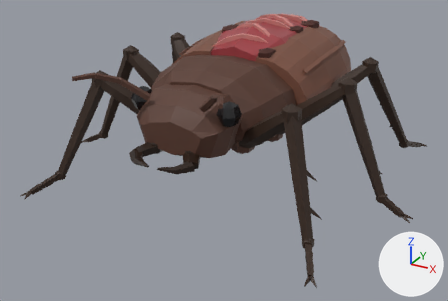
The glTF model Модели/Жуки/knitter.glb: old version first, new version second.
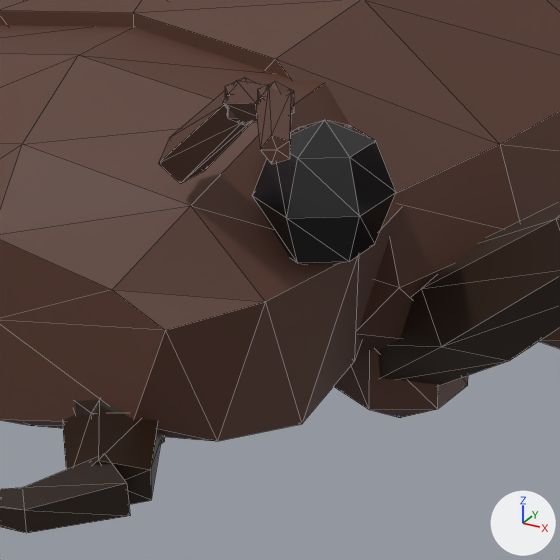
The first picture shows the older version from a 50 mm lens placed at (2.38, -4.54, 2.43), pointed at (-0.07, -0.08, 0.2). The close-ups show the older and then the newer version on the part from 38% to 60% of the width and 27% to 60% of the height of that picture. Only the edits that show in the close-ups are written down. Every picture has the same lights, and +X, +Y and +Z are marked at lower right. The close-ups show mesh edges as thin lines. Where no turn or scale is listed for an object, it has been applied to the vertices. Vertices at exactly the same position are counted once.

The first close-up shows 'AntSeg1002', 'AntSeg2002', 'AntSeg3002', 'EyeLeft001', 'Femur000', 'HeadBase001', 'MandibleBase002', 'MandibleTip002', 'ROOT_00', 'ThoraxCore' and 4 more.
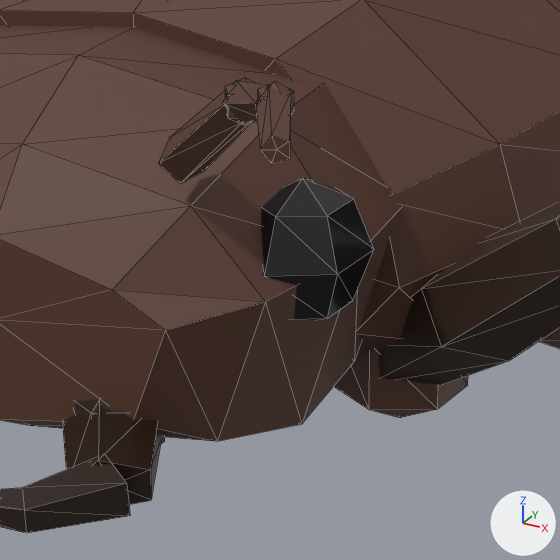
Changed parts and their boxes [x1, y1, x2, y2] in the close-ups (560 x 560 px):
```json
{"object": "EyeLeft001", "change": "moved", "before": [253, 120, 396, 265], "after": [261, 178, 374, 320]}
```

Edits to the scene script, one JSON object a line:
```json
{"block": "me_eyeleft001", "where": "# used by ob_eyeleft001; location = (0.0, 0.0, 0.0)"}
{"op": "remove", "block": "me_eyeleft001", "code": "me_eyeleft001.from_pydata(...)  # 20 vertices, 36 faces; spans x 0.302..0.458, y -0.92..-0.72, z 0.76..0.96"}
{"op": "add", "block": "me_eyeleft001", "code": "me_eyeleft001.from_pydata(...)  # 20 vertices, 36 faces; spans x 0.27..0.426, y -0.92..-0.72, z 0.676..0.876"}
{"block": "me_eyeleft001", "change": "me_eyeleft001 part 1: the whole mesh is moved by (-0.032, 0.0, -0.084)"}
```
